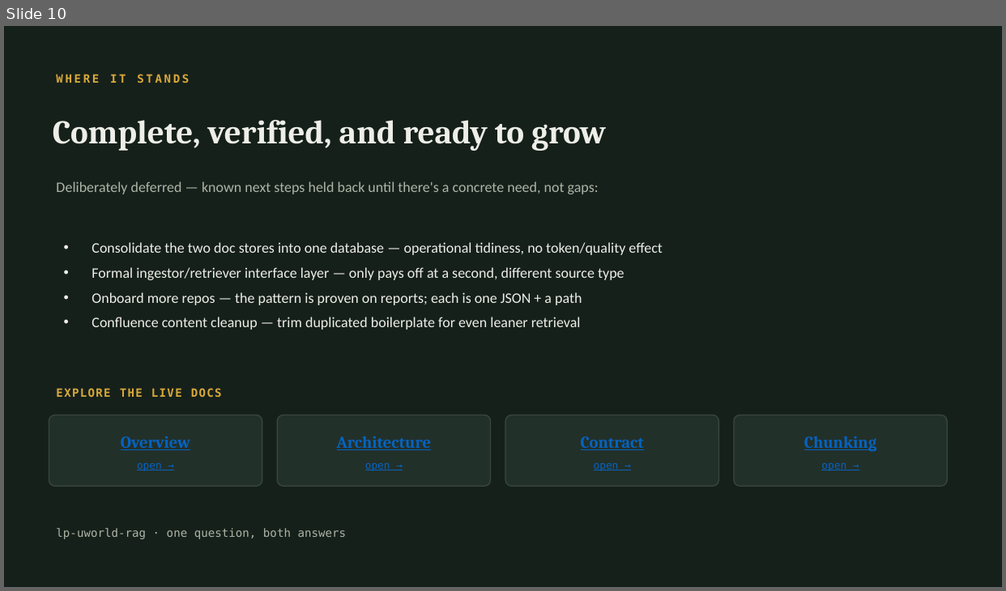
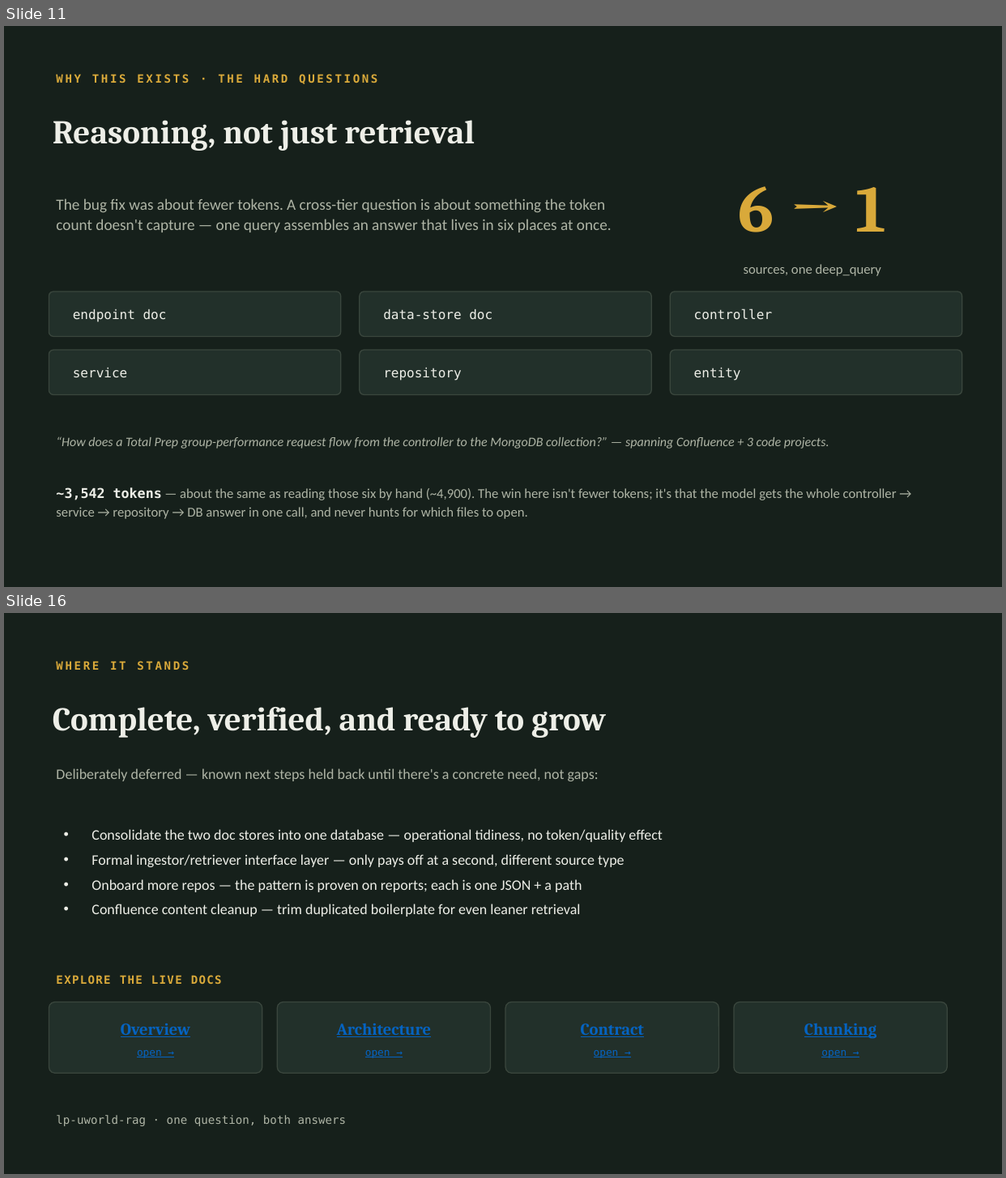
Before and after one commit to nmadduru-uworld/lp-uworld-rag, a slide deck: presentation/lp-uworld-rag-pitch.pptx. Shown one above the other, each under a label of ours: slide 10 before the commit, slides 11 and 16 after it; the slides between them are not shown. The pictures are 1006x591 and 1006x1178 pixels, drawn with LibreOffice and Linux fonts; fonts in the diff are those of the drawing. Boxes give left, top, right and bottom in pixels: in the first picture for what was removed or moved away, otherwise in the second. Text is boxed around its words. In the diff, an @@ line names an element or a change of style, - is before the commit and + after.

```diff
--- a/presentation/lp-uworld-rag-pitch.pptx
+++ b/presentation/lp-uworld-rag-pitch.pptx
@@ slide 11 added at box(4, 26, 1002, 587), background #16201B @@
@@ text added at box(56, 74, 377, 84), 11 pt, text #D9A93A, bold @@
+WHY THIS EXISTS · THE HARD QUESTIONS
@@ text added at box(53, 120, 475, 151), 32 pt, text #EDEEE7, bold @@
+Reasoning, not just retrieval
@@ text added at box(739, 186, 886, 233), 64 pt, text #D9A93A, bold @@
+6 → 1
@@ text added at box(56, 199, 612, 233), 15 pt, text #AEB4A5 @@
+The bug fix was about fewer tokens. A cross-tier question is about something the token count doesn't capture — one query assembles an answer that lives in six places at once.
@@ text added at box(744, 264, 881, 276), 13 pt, text #AEB4A5 @@
+sources, one deep_query
@@ rounded rectangle added at box(49, 292, 341, 337), fill #22302A, outline #3A463D 1 pt @@
@@ rounded rectangle added at box(360, 292, 651, 337), fill #22302A, outline #3A463D 1 pt @@
@@ rounded rectangle added at box(671, 292, 962, 337), fill #22302A, outline #3A463D 1 pt @@
@@ text added at box(73, 310, 167, 322), 12.5 pt, text #EDEEE7 @@
+endpoint doc
@@ text added at box(383, 310, 492, 320), 12.5 pt, text #EDEEE7 @@
+data-store doc
@@ text added at box(694, 309, 772, 320), 12.5 pt, text #EDEEE7 @@
+controller
@@ rounded rectangle added at box(49, 350, 341, 395), fill #22302A, outline #3A463D 1 pt @@
@@ rounded rectangle added at box(360, 350, 651, 395), fill #22302A, outline #3A463D 1 pt @@
@@ rounded rectangle added at box(671, 350, 962, 395), fill #22302A, outline #3A463D 1 pt @@
@@ text added at box(73, 368, 128, 378), 12.5 pt, text #EDEEE7 @@
+service
@@ text added at box(383, 368, 461, 381), 12.5 pt, text #EDEEE7 @@
+repository
@@ text added at box(694, 368, 741, 381), 12.5 pt, text #EDEEE7 @@
+entity
@@ text added at box(56, 437, 829, 449), 12.5 pt, text #AEB4A5, italic @@
+“How does a Total Prep group-performance request flow from the controller to the MongoDB collection?” — spanning Confluence + 3 code projects.
@@ text added at box(56, 488, 897, 519), 13 pt, text #AEB4A5 @@
+~3,542 tokens — about the same as reading those six by hand (~4,900). The win here isn't fewer tokens; it's that the model gets the whole controller → service → repository → DB answer in one call, and never hunts for which files to open.
@@ what was slide 10 is now slide 16 @@
```
Also in this commit, not shown: 6 slides changed, 5 other slides added, 14 other files.
